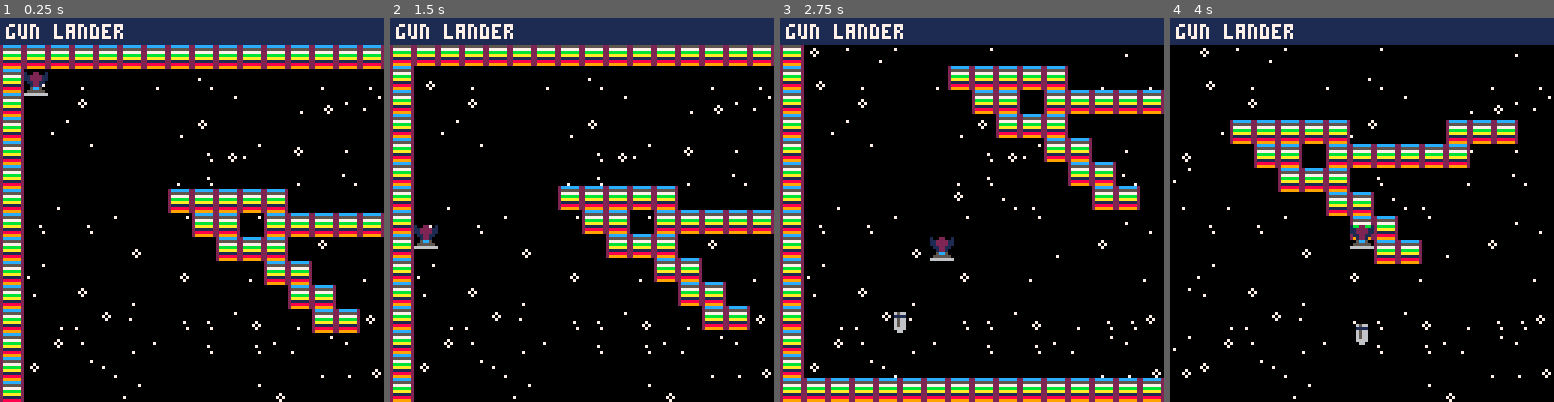
Above: before the commit, frames 1-4 (left to right).
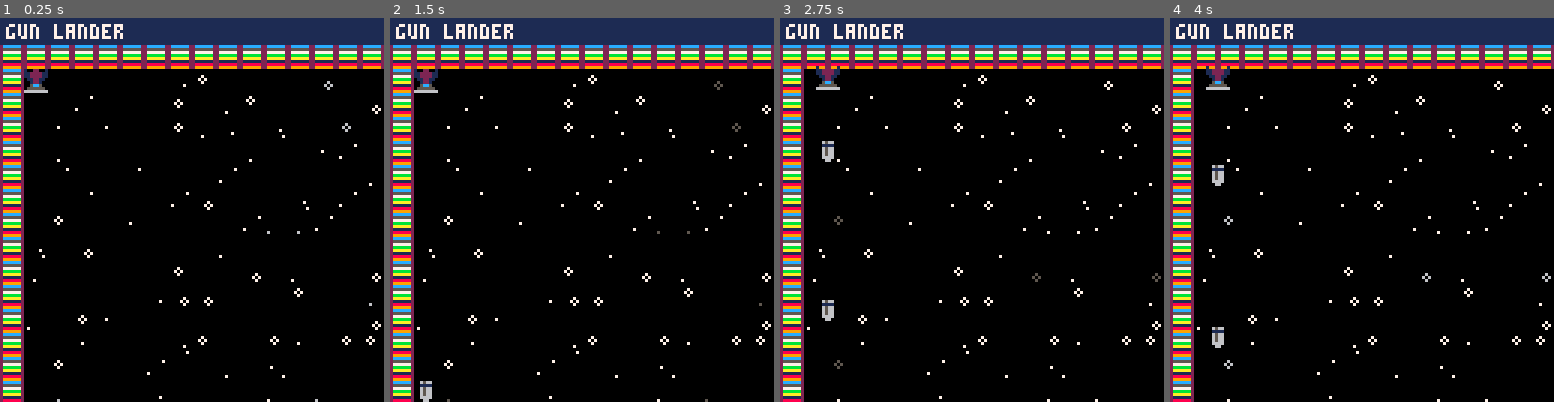
Above: after the commit, the same moments.

Repository: uvehj/Gun-Lander
Game: PICO-8 cartridge gunlander.p8
Two runs of this game, one before a commit and one after it. Both use one fixed random seed, a clock stepped at 60 frames per second and the inputs below.
Inputs:
- Up to frame 1 (0.25 s): no input
- Up to frame 2 (1.5 s): tap O (Z key) at 0.7 s
- Up to frame 3 (2.75 s): hold Right 1.6-2.1 s; tap O (Z key) at 1.7, 2.1, 2.5 s; hold Up 2.15-2.42 s; hold Right from 2.47 s (still down)
- Up to frame 4 (4 s): tap O (Z key) at 2.9, 3.3, 3.7 s; release Right at 3.03 s; hold Left 3.08-3.58 s; hold Down 3.63-3.97 s

The runs differ from the first frame. In frame 1, 10% of the frame differs, in the area x 6-100%, y 13-100%; in frame 2, 19%; in frame 3, 26%, in the area x 0-100%, y 7-100%; in frame 4, 24%.

Commit message:
Twinkle, twinkle, little star,
How I wonder what you are.
Up above the world so high,
Like a diamond in the sky.
Twinkle, twinkle, little star,
How I wonder what you are!

I've spent all afternoon making stars twinkle

Diff:
--- a/gunlander.p8
+++ b/gunlander.p8
@@ -1,16 +1,20 @@
 pico-8 cartridge // http://www.pico-8.com
 version 29
 __lua__
-debug = false
+--debug/config variables
+debug = true
+shotspeed = 3
+gravity = 4
+fps = 30
+--global variables
 ship = {}
 level = {}
 bullets = {}
 background = {}
+backgroundcount = 0 --state of the background for animation
+backc = 1
 camx = 0
 camy = 0
-shotspeed = 3
-gravity = 4
-fps = 30
 function _init()
     cls()
     ship.x = 8*1
@@ -32,23 +36,62 @@
 end
 function init_background()
     local i = 0
+    local tile = {}
+    local sprite = 0
     while i < 240 do
-        add(background,rnd(32)+192)
+        sprite = min(flr(rnd(32)+16),27)
+        tile = {sprite,false}
+        add(background,tile)
         i += 1
+    end
+    reset_twinkling_stars()
+end
+function reset_twinkling_stars()
+    --picks a random selection of stars to twinkle
+    backgroundcount = 0
+    for t in all(background) do
+        if t[1] != 204 then
+            if flr(rnd(10)) == 1 then
+                t[2] = true
+            else
+                t[2] = false
+            end
+        end
     end
 end
 function draw_background()
     local tile = 1
+    backgroundcount += 1
+    --every 2 seconds a different set of stars twinkles
+    if backgroundcount > fps*2 then
+        reset_twinkling_stars()
+    end
+    local palchange = 7
+    -- 2 seconds are divided in 5 parts 1/5light grey - 2/5 dark grey - 3/5 black - 4/5 dark gray - 5/5 light gray
+    if backgroundcount <= (fps*2)/5 or backgroundcount >= (fps*8)/5 then
+        palchange = 6
+    elseif backgroundcount <= (fps*4)/5 or backgroundcount >= (fps*6)/5 then
+        palchange = 5
+    else
+        palchange = 0
+    end
     local x = 0
     while x < 16 do
         local y = 0
         while y < 15 do
-            spr(background[tile],x*8,(y*8)+9)
+            --if there is twinkling, palet changes
+            if background[tile][2] == true then
+                pal(7,palchange)
+            else
+                pal()
+            end
+            spr(background[tile][1],x*8,(y*8)+9)
             y += 1
             tile += 1
         end
         x += 1
     end
+    pal() --to not affect any other element
 end
 function _draw()
     cls()
@@ -90,11 +133,9 @@
     local y = level.gravity
     if (btnp(0)) then
         x = -30
-        --movex(ship,-4)
     end
     if (btnp(1)) then
         x = 30
-        --movex(ship,4)
     end
     if (btnp(4)) then
         y = -80
@@ -114,7 +155,7 @@
             distance += 1
             o.x -=1
         end
-        if iswallcollision(o) then
+        if is_wall_collision(o) then
             o.crashed = 1
         end
     end
@@ -131,7 +172,7 @@
             distance += 1
             o.y -=1
         end
-        if iswallcollision(o) then
+        if is_wall_collision(o) then
             o.crashed = 1
         end
     end
@@ -159,7 +200,7 @@
     end
 end
 --big ol if statement to check the four edges of an object
-function iswallcollision(o)
+function is_wall_collision(o)
     return (fget(mget(((o.x)/8)+level.startx,((o.y)/8)+level.starty), 0) or fget(mget(((o.x+o.w-1)/8)+level.startx,(o.y)/8)+level.starty, 0) or fget(mget(((o.x)/8)+level.startx,((o.y+o.h-1)/8)+level.starty), 0) or fget(mget(((o.x+o.w-1)/8)+level.startx,((o.y+o.h-1)/8)+level.starty), 0))
 end
 function update_speed_move(o,x,y)
@@ -325,12 +278,12 @@
 0003000000000000000000000000000000000000000000030000000000000000000000000000000000000000000000000000000000000000000000000000000000000000000000000000000000000000000000000000000000000000000000000000000000000000000000000000000000000000000000000000000000000000
 0003000000000000000000000000000000000000000000030000000000000000000000000000000000000000000000000000000000000000000000000000000000000000000000000000000000000000000000000000000000000000000000000000000000000000000000000000000000000000000000000000000000000000
 0003000000000000000000000000000000000000000000030000000000000000000000000000000000000000000000000000000000000000000000000000000000000000000000000000000000000000000000000000000000000000000000000000000000000000000000000000000000000000000000000000000000000000
-0003000000000000030303030300000000030303000000030000000000000000000000000000000000000000000000000000000000000000000000000000000000000000000000000000000000000000000000000000000000000000000000000000000000000000000000000000000000000000000000000000000000000000
-0003000000000000000303000303030303030000000000030000000000000000000000000000000000000000000000000000000000000000000000000000000000000000000000000000000000000000000000000000000000000000000000000000000000000000000000000000000000000000000000000000000000000000
-0003000000000000000003030300000000000000000000030000000000000000000000000000000000000000000000000000000000000000000000000000000000000000000000000000000000000000000000000000000000000000000000000000000000000000000000000000000000000000000000000000000000000000
-0003000000000000000000000303000000000000000000030000000000000000000000000000000000000000000000000000000000000000000000000000000000000000000000000000000000000000000000000000000000000000000000000000000000000000000000000000000000000000000000000000000000000000
-0003000000000000000000000003030000000000000000030000000000000000000000000000000000000000000000000000000000000000000000000000000000000000000000000000000000000000000000000000000000000000000000000000000000000000000000000000000000000000000000000000000000000000
-0003000000000000000000000000030300000000000000030000000000000000000000000000000000000000000000000000000000000000000000000000000000000000000000000000000000000000000000000000000000000000000000000000000000000000000000000000000000000000000000000000000000000000
+0003000000000000000000000000000000000000000000030000000000000000000000000000000000000000000000000000000000000000000000000000000000000000000000000000000000000000000000000000000000000000000000000000000000000000000000000000000000000000000000000000000000000000
+0003000000000000000000000000000000000000000000030000000000000000000000000000000000000000000000000000000000000000000000000000000000000000000000000000000000000000000000000000000000000000000000000000000000000000000000000000000000000000000000000000000000000000
+0003000000000000000000000000000000000000000000030000000000000000000000000000000000000000000000000000000000000000000000000000000000000000000000000000000000000000000000000000000000000000000000000000000000000000000000000000000000000000000000000000000000000000
+0003000000000000000000000000000000000000000000030000000000000000000000000000000000000000000000000000000000000000000000000000000000000000000000000000000000000000000000000000000000000000000000000000000000000000000000000000000000000000000000000000000000000000
+0003000000000000000000000000000000000000000000030000000000000000000000000000000000000000000000000000000000000000000000000000000000000000000000000000000000000000000000000000000000000000000000000000000000000000000000000000000000000000000000000000000000000000
+0003000000000000000000000000000000000000000000030000000000000000000000000000000000000000000000000000000000000000000000000000000000000000000000000000000000000000000000000000000000000000000000000000000000000000000000000000000000000000000000000000000000000000
 0003000000000000000000000000000000000000000000030000000000000000000000000000000000000000000000000000000000000000000000000000000000000000000000000000000000000000000000000000000000000000000000000000000000000000000000000000000000000000000000000000000000000000
 0003000000000000000000000000000000000000000000030000000000000000000000000000000000000000000000000000000000000000000000000000000000000000000000000000000000000000000000000000000000000000000000000000000000000000000000000000000000000000000000000000000000000000
 0003000000000000000000000000000000000000000000030000000000000000000000000000000000000000000000000000000000000000000000000000000000000000000000000000000000000000000000000000000000000000000000000000000000000000000000000000000000000000000000000000000000000000
Not shown, changed: 94 lines of the sprite sheet (__gfx__) section of gunlander.p8
